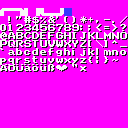
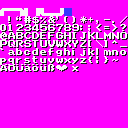
The second 128 x 128 image is a revision of the first. Changes to its layers:
painted on "font.bmp" over box(16, 16, 99, 72)
